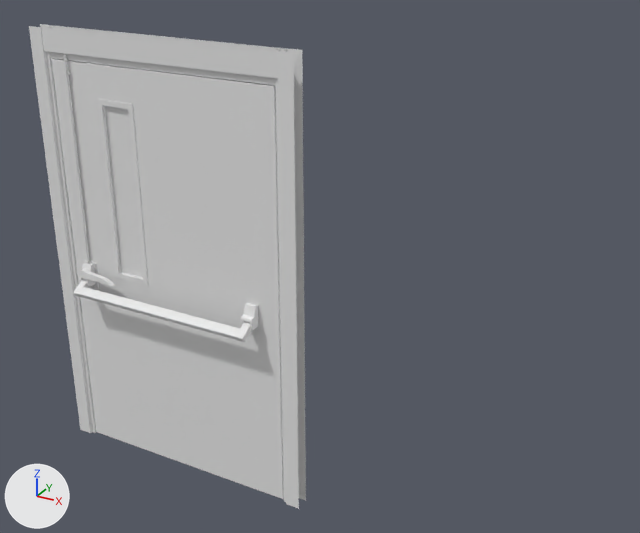
Two versions of the Blender file Assets/Models/DoorOptions/Single/4ft/Sidelite4FTSingle.blend, one commit apart.
The view is the same before and after, from a 50 mm lens placed at (1.02, -3.06, 2.83), pointed at (-1.09, 0.78, 0.91). Lighting does not change. The marker at lower left points along +X, +Y and +Z. Materials are left out; every surface is plain grey.

The older version as bpy lines, for what is in view:
```python
me_cube_002 = bpy.data.meshes.new('Cube.002')
me_cube_002.from_pydata(...)  # 1452 vertices, 1355 faces; spans x -1.59..-0.18, y -0.03..0.03, z 0.0..2.2
me_cube_002.materials.append(mat_hospital_door_2_mat)
me_cube_004 = bpy.data.meshes.new('Cube.004')
me_cube_004.from_pydata(...)  # 732 vertices, 732 faces; spans x -1.074..-0.046, y -0.138..0.138, z 1.052..2.231
# faces by material slot: [366, 366]
me_cube_004.materials.append(mat_hospital_door_1_mat)
me_cube_004.materials.append(mat_hospital_door_1_mat_001)
ob_dooroption1 = bpy.data.objects.new('DoorOption1', me_cube_002)
ob_dooroption1.location = (-0.586, 0.0, 0.0)
ob_pushbar = bpy.data.objects.new('PushBar', me_cube_004)
ob_pushbar.location = (-2.048, 0.0, -0.146)
ob_pushbar.scale = (-1.0, 1.0, 1.0)
```
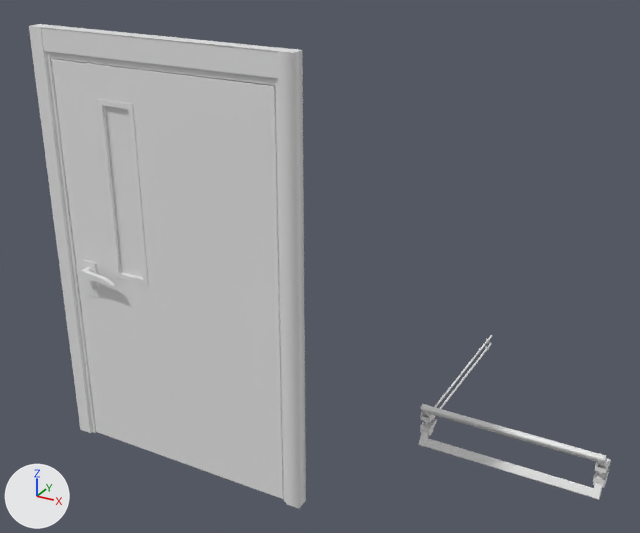
The newer file is also turned or shifted as a whole; pictures and numbers use the older file's frame.

Where the change shows, as pixel boxes [x1, y1, x2, y2] in the pictures (640 x 533 px; the box of a moved part takes in the faces that stretch with it):
'PushBar', reshaped, moved, rescaled (42% shorter): before [63, 55, 258, 342]; after [419, 335, 611, 500]
part 1 of me_cube_002, built on: before [62, 60, 276, 378]; after [31, 24, 306, 508]
part 2 of me_cube_004, moved or reshaped: before [74, 279, 89, 297]; after [597, 453, 606, 468]
part 3 of me_cube_004, moved or reshaped (not visible before): after [427, 406, 599, 462]
part 4 of me_cube_004, moved or reshaped: before [236, 321, 252, 342]; after [421, 404, 429, 417]
part 5 of me_cube_004, moved or reshaped (not visible before): after [595, 458, 611, 473]
part 6 of me_cube_004, moved or reshaped (not visible before): after [421, 411, 435, 422]
part 7 of me_cube_004, moved or reshaped (not visible before): after [434, 335, 492, 408]
part 8 of me_cube_004, moved or reshaped (not visible before): after [592, 482, 602, 500]
part 9 of me_cube_004, moved or reshaped: before [79, 287, 240, 340]; after [425, 438, 593, 497]
part 10 of me_cube_004, moved or reshaped (not visible before): after [419, 431, 429, 447]
part 11 of me_cube_004, moved or reshaped: before [241, 303, 258, 330]; after [593, 469, 609, 488]
part 12 of me_cube_004, moved or reshaped: before [79, 262, 96, 287]; after [420, 418, 437, 436]
part 13 of me_cube_004, moved or reshaped: before [63, 55, 90, 264]; after [434, 343, 492, 418]

Diff of the bpy script that builds the scene:
```diff
--- a/Assets/Models/DoorOptions/Single/4ft/Sidelite4FTSingle.blend.py
+++ b/Assets/Models/DoorOptions/Single/4ft/Sidelite4FTSingle.blend.py
@@ me_cube_002 @@
-me_cube_002.from_pydata(...)  # 1452 vertices, 1355 faces; spans x -1.59..-0.18, y -0.03..0.03, z 0.0..2.2
+me_cube_002.from_pydata(...)  # 1453 vertices, 1358 faces, 2 loose edges; spans x -1.59..-0.18, y -0.03..0.03, z 0.0..2.2
+# me_cube_002 part 1
+# 16 vertices in x -1.48..-0.28, y -0.02..0.02, z 1.84 move by (0.0, 0.0, 0.06)
+# 9 vertices in x -1.27, y -0.02..0.02, z 0.01..2.05 move by (0.05, 0.0, 0.0)
+# 9 vertices in x -1.27, y -0.02..0.02, z 2.05..2.06 move by (0.04, 0.0, 0.0)
+# 2 vertices move from x -1.01, y -0.02..0.02, z 0.89 to x -1.02, y -0.02..0.02, z 0.89
+# 1 vertex is added at (-0.88, 0.0, 0.01)
+# 2 loose edges are added
+# 3 new faces join them
@@ me_cube_004 @@
 me_cube_004.from_pydata(...)  # 732 vertices, 732 faces; spans x -1.074..-0.046, y -0.138..0.138, z 1.052..2.231
 # used by ob_pushbar; location = (-2.048, 0.0, -0.146); scale = (-1.0, 1.0, 1.0)
+# me_cube_004 part 2: the loose piece of 72 vertices spanning x -0.093..-0.055, y -0.138..-0.041, z 1.052..1.127 is turned -90 degrees about the x axis through its middle, then moved by (0.539, 1.033, -1.0)
+# me_cube_004 part 3: the loose piece of 24 vertices spanning x -1.028..-0.091, y 0.083..0.136, z 1.053..1.1 is multiplied about its middle by the matrix ((-1.0, 0.0, 0.0), (0.0, 0.0, 1.0), (0.0, 1.0, 0.0)), then moved by (0.539, 0.821, -0.967)
+# me_cube_004 part 4: the loose piece of 72 vertices spanning x -1.064..-1.026, y -0.138..-0.041, z 1.052..1.127 is turned -90 degrees about the x axis through its middle, then moved by (0.539, 1.033, -1.0)
+# me_cube_004 part 5: the loose piece of 54 vertices spanning x -1.074..-1.017, y 0.021..0.077, z 1.09..1.197 is multiplied about its middle by the matrix ((-1.0, 0.0, 0.0), (0.0, 0.0, 1.0), (0.0, 1.0, 0.0)), then moved by (1.51, 0.949, -1.095)
+# me_cube_004 part 6: the loose piece of 95 vertices spanning x -0.103..-0.046, y 0.021..0.077, z 1.09..1.197 is multiplied about its middle by the matrix ((-1.0, 0.0, 0.0), (0.0, 0.0, 1.0), (0.0, 1.0, 0.0)), then moved by (-0.432, 0.949, -1.095)
+# me_cube_004 part 7: the loose piece of 17 vertices spanning x -0.081..-0.068, y 0.024..0.037, z 1.186..2.231 is multiplied about its middle by the matrix ((-1.0, 0.0, 0.0), (0.0, 0.0, 1.0), (0.0, 1.0, 0.0)), then moved by (-0.432, 1.532, -1.678)
+# me_cube_004 part 8: the loose piece of 72 vertices spanning x -0.093..-0.055, y 0.041..0.138, z 1.052..1.127 is turned -90 degrees about the x axis through its middle, then moved by (0.539, 0.854, -1.179)
+# me_cube_004 part 9: the loose piece of 24 vertices spanning x -1.028..-0.091, y -0.136..-0.083, z 1.053..1.1 is multiplied about its middle by the matrix ((-1.0, 0.0, 0.0), (0.0, 0.0, 1.0), (0.0, 1.0, 0.0)), then moved by (0.539, 1.041, -1.187)
+# me_cube_004 part 10: the loose piece of 72 vertices spanning x -1.064..-1.026, y 0.041..0.138, z 1.052..1.127 is turned -90 degrees about the x axis through its middle, then moved by (0.539, 0.854, -1.179)
+# me_cube_004 part 11: the loose piece of 54 vertices spanning x -1.074..-1.017, y -0.077..-0.021, z 1.09..1.197 is multiplied about its middle by the matrix ((-1.0, 0.0, 0.0), (0.0, 0.0, 1.0), (0.0, 1.0, 0.0)), then moved by (1.51, 1.046, -1.192)
+# me_cube_004 part 12: the loose piece of 95 vertices spanning x -0.103..-0.046, y -0.077..-0.021, z 1.09..1.197 is multiplied about its middle by the matrix ((-1.0, 0.0, 0.0), (0.0, 0.0, 1.0), (0.0, 1.0, 0.0)), then moved by (-0.432, 1.046, -1.192)
+# me_cube_004 part 13: the loose piece of 17 vertices spanning x -0.081..-0.068, y -0.037..-0.024, z 1.186..2.231 is multiplied about its middle by the matrix ((-1.0, 0.0, 0.0), (0.0, 0.0, 1.0), (0.0, 1.0, 0.0)), then moved by (-0.432, 1.593, -1.739)
@@ ob_pushbar @@
 ob_pushbar = bpy.data.objects.new('PushBar', me_cube_004)
-ob_pushbar.location = (-2.048, 0.0, -0.146)
-ob_pushbar.scale = (-1.0, 1.0, 1.0)
+ob_pushbar.location = (0.0, 0.0, 0.0)
```
